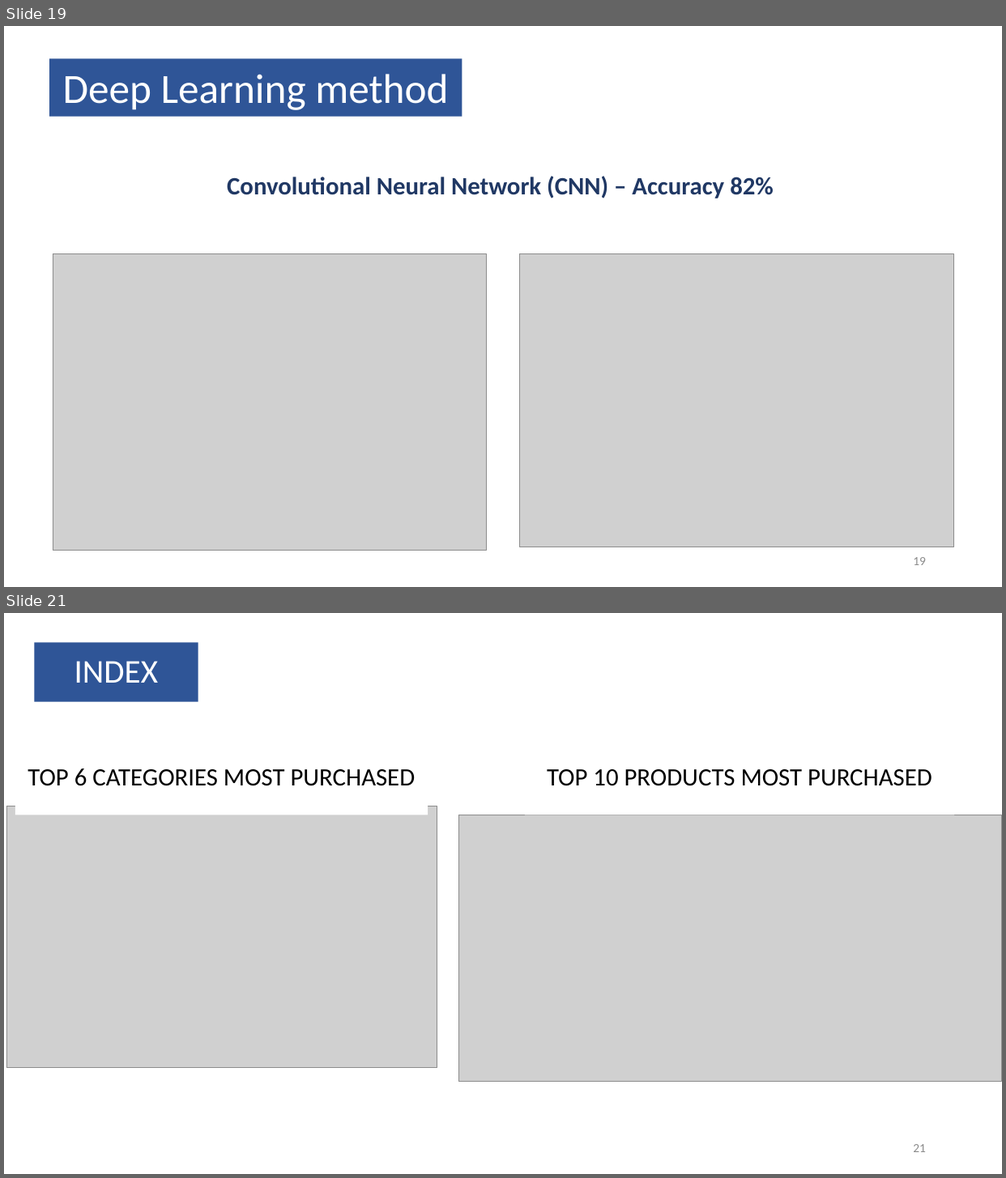
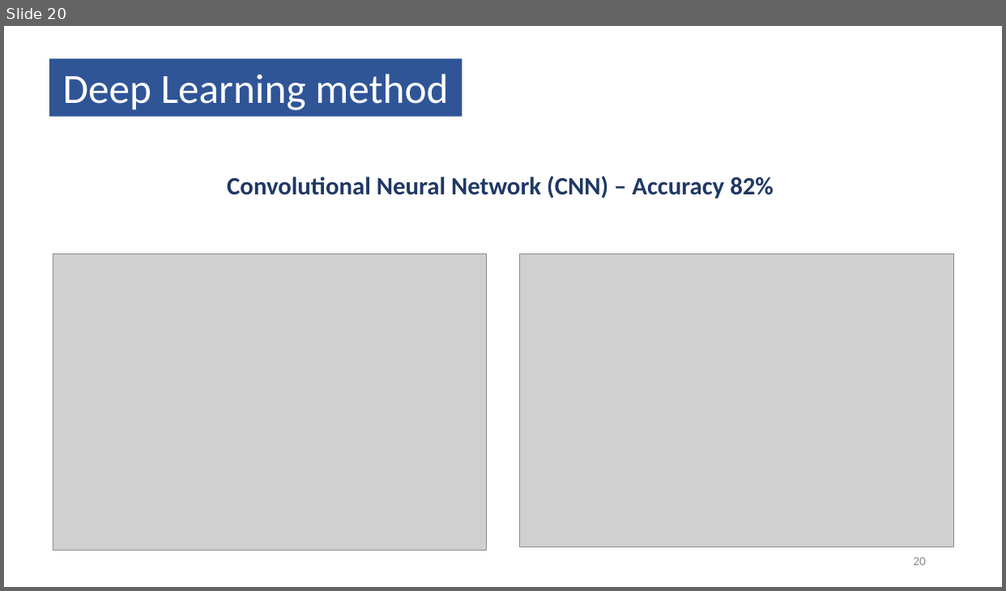
Before and after one commit to vanchautran/capstone, a slide deck: CAPSTONE_Retail_marketing_customers_Prediction/Documentation_Presentation/Presentation_Final.pptx. Shown one above the other, each under a label of ours: slides 19 and 21 before the commit, slide 20 after it; the slides between them are not shown. The pictures are 1006x1178 and 1006x591 pixels, drawn with LibreOffice and Linux fonts; fonts in the diff are those of the drawing; grey boxes stand for pictures. Boxes give left, top, right and bottom in pixels: in the first picture for what was removed or moved away, otherwise in the second. Text is boxed around its words. In the diff, an @@ line names an element or a change of style, - is before the commit and + after.

```diff
--- a/CAPSTONE_Retail_marketing_customers_Prediction/Documentation_Presentation/Presentation_Final.pptx
+++ b/CAPSTONE_Retail_marketing_customers_Prediction/Documentation_Presentation/Presentation_Final.pptx
@@ slide 21 removed at (4, 613, 1002, 1174), background #FFFFFF @@
@@ rectangle removed at (34, 642, 198, 701) @@
-INDEX
@@ rectangle removed at (15, 740, 428, 815) @@
-TOP 6 CATEGORIES MOST PURCHASED
@@ rectangle removed at (525, 740, 955, 815) @@
-TOP 10 PRODUCTS MOST PURCHASED
@@ picture removed at (7, 806, 437, 1068) @@
@@ picture removed at (459, 815, 1002, 1082) @@
@@ page number removed at (913, 1144, 926, 1152) @@
-21
@@ what was slide 19 is now slide 20 @@
@@ page number at (913, 557, 926, 565): text changed @@
-19
+20
```
Also in this commit, not shown: 5 slides changed, 1 slide added, 3 other files.
